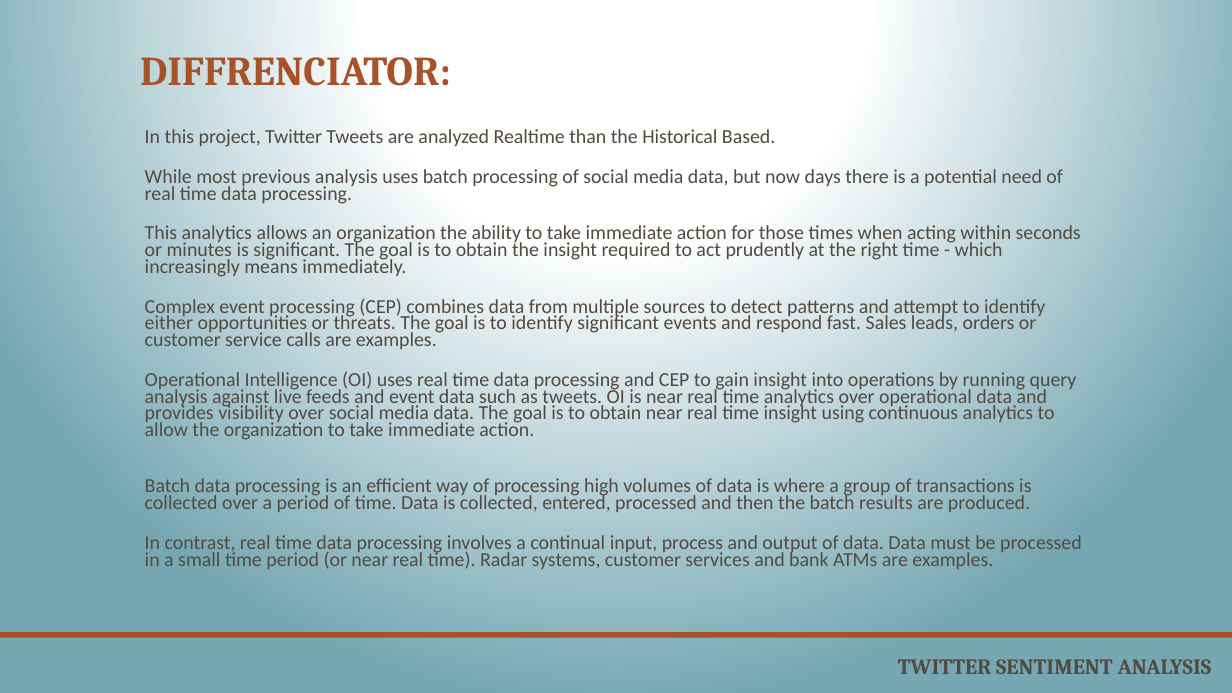
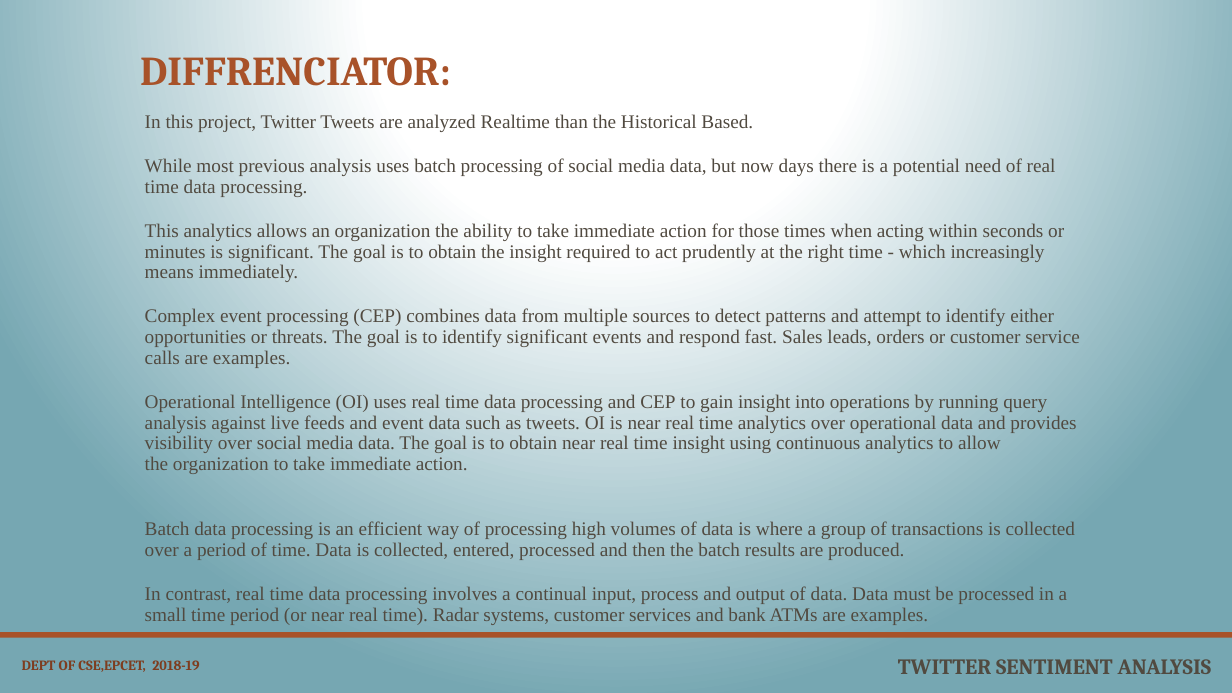
Before and after one commit to deepaindia/twitter-analysis, a slide deck: slide 3 of Presentation/SentimentAnalysis.pptx. Drawn at 1232x693 pixels with LibreOffice and Linux fonts; fonts in the diff are those of the drawing. Boxes give left, top, right and bottom in pixels: in the first picture for what was removed or moved away, otherwise in the second. Text is boxed around its words. In the diff, an @@ line names an element or a change of style, - is before the commit and + after.

```diff
--- a/Presentation/SentimentAnalysis.pptx
+++ b/Presentation/SentimentAnalysis.pptx
@@ text "In this project, Twitter Tweets ...": place and size @@
-text "In this project, Twitter Tweets ..." at [145, 129, 1082, 569]
+text "In this project, Twitter Tweets ..." at [145, 114, 1079, 604]
@@ text "In this project, Twitter Tweets ..." at [145, 114, 1079, 604]: size 15.5 to 15 pt, font Calibri to Times New Roman; line spacing 0.7 to 0.9 @@
@@ text added at [22, 660, 199, 672], 11 pt, text #7E3E1F, bold @@
+DEPT OF CSE,EPCET, 2018-19
```
Also in this commit, not shown: 32 other slides changed, 1 slide added, 1 other file.
